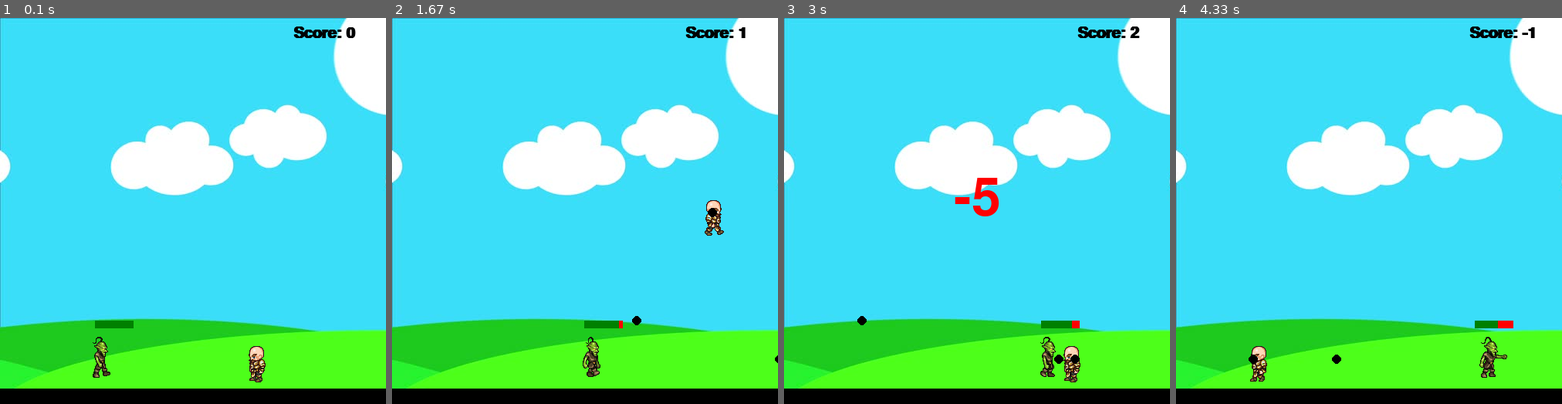
Above: before the commit, frames 1-4 (left to right).
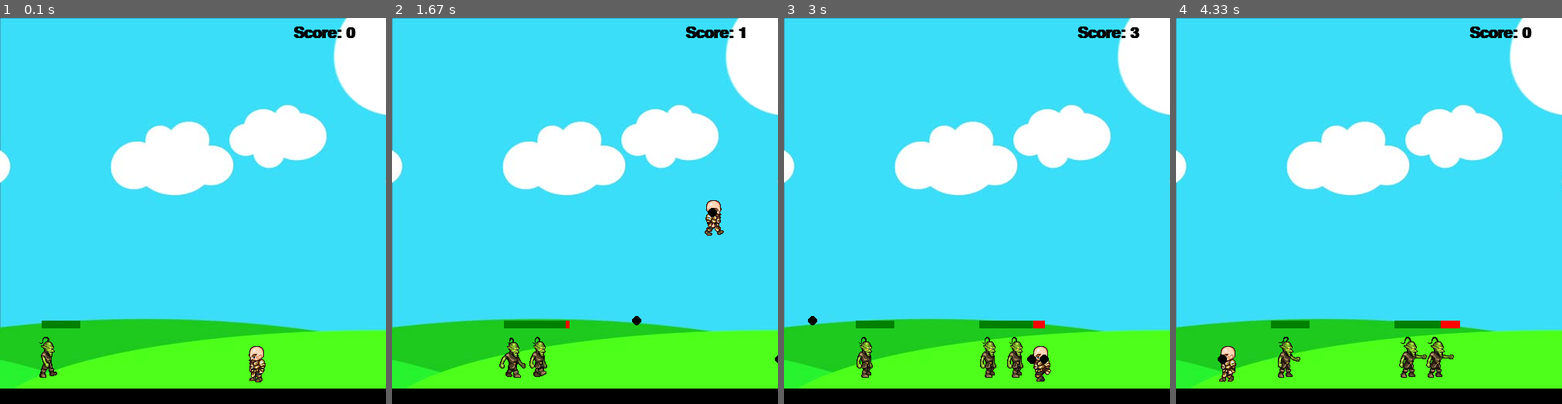
Above: after the commit, the same moments.

Repository: zeroam/pygame_goblin
Game: pygame game, started from main.py
Same seed, same stepped clock (60 frames per second), same inputs: the game is played once before the commit and once after it.
Inputs:
- Up to frame 1 (0.1 s): no input
- Up to frame 2 (1.67 s): tap Space at 0.33, 0.73, 1.03, 1.23, 1.57 s; hold Right 0.67-1.13 s; hold Up 1.17-1.47 s; hold Right from 1.5 s (still down)
- Up to frame 3 (3 s): tap Space at 1.87, 2.07, 2.37, 2.63, 2.93 s; release Right at 1.97 s; hold Left 2-2.53 s; hold Left 2.57-2.97 s
- Up to frame 4 (4.33 s): hold Right 3.4-4.03 s; tap Space at 3.47, 3.77, 4.13 s; hold Left from 4.07 s (still down)

The runs differ from the first frame. In frame 1, 0.9% of the frame differs, in the area x 10-35%, y 78-94%; in frame 2, 1.5%; in frame 3, 3.0%, in the area x 6-93%, y 2-95%; in frame 4, 2.8%.

Commit message:
Add feature, fix bugs - bullet_sound, hit_sound 음원 파일 mp3 -> ogg 파일로 변경 - 고블린이 사라져도 고블린이 있던 자리를 공격하면 점수가 오르던 버그 수정 - 고블린, 플레이어의 공통 인터페이스 `Character` 구현 - 고블린 1마리에서 3마리까지 생성하도록 기능 구현 - 고블린 생성 시 랜덤으로 위치 및 가동범위 지정 - 고블린 사망 시 일정시간 후 랜덤한 위치에서 새로 추가 - 플레이어 사망 후 부활 시 일정시간 무적시간 추가

Diff:
--- a/main.py
+++ b/main.py
@@ -1,5 +1,7 @@
+import pygame
+import random
+from abc import ABC, abstractmethod
 from pathlib import Path
-import pygame
 
 base_dir = Path(__file__).parent.absolute()
 data_dir = base_dir / "data"
@@ -10,13 +12,8 @@
 
 win = pygame.display.set_mode((500, 500))
 
-pygame.display.set_caption("Fisrt Game")
-
-walkLeft = []
-walkRight = []
-for i in range(1, 10):
-    walkLeft.append(pygame.image.load(str(data_dir / f"L{i}.png")))
-    walkRight.append(pygame.image.load(str(data_dir / f"R{i}.png")))
+pygame.display.set_caption("Goblin Game")
+
 bg = pygame.image.load(str(data_dir / "bg.jpg"))
 char = pygame.image.load(str(data_dir / "standing.png"))
 
@@ -29,17 +26,35 @@
 score = 0
 
 
-class Player(object):
-    def __init__(self, x, y, width, height):
+class Character(ABC):
+    def __init__(self, x, y, width, height, vel):
         self.x = x
         self.y = y
         self.width = width
         self.height = height
-        self.vel = 5
+        self.vel = vel
+        self.walkCount = 0
+
+    @abstractmethod
+    def draw(self, window):
+        """Draw character"""
+        pass
+
+    @abstractmethod
+    def hit(self):
+        """Action when hitted"""
+        pass
+
+
+class Player(Character):
+    walkRight = [pygame.image.load(str(data_dir / f"R{i}.png")) for i in range(1, 10)]
+    walkLeft = [pygame.image.load(str(data_dir / f"L{i}.png")) for i in range(1, 10)]
+
+    def __init__(self, x, y, width, height, vel=5):
+        super().__init__(x, y, width, height, vel)
         self.isJump = False
         self.left = False
         self.right = False
-        self.walkCount = 0
         self.jumpCount = 10
         self.standing = True
         self.hitbox = (self.x + 17, self.y + 11, 29, 52)
@@ -50,16 +65,16 @@
 
         if not self.standing:
             if self.left:
-                win.blit(walkLeft[self.walkCount // 3], (self.x, self.y))
+                win.blit(self.walkLeft[self.walkCount // 3], (self.x, self.y))
                 self.walkCount += 1
             elif self.right:
-                win.blit(walkRight[self.walkCount // 3], (self.x, self.y))
+                win.blit(self.walkRight[self.walkCount // 3], (self.x, self.y))
                 self.walkCount += 1
         else:
             if self.right:
-                win.blit(walkRight[0], (self.x, self.y))
+                win.blit(self.walkRight[0], (self.x, self.y))
             else:
-                win.blit(walkLeft[0], (self.x, self.y))
+                win.blit(self.walkLeft[0], (self.x, self.y))
 
         self.hitbox = (self.x + 17, self.y + 11, 29, 52)
         # pygame.draw.rect(win, (255, 0, 0), self.hitbox, 2)
@@ -86,19 +101,14 @@
                     pygame.quit()
 
 
-class Enemy(object):
+class Enemy(Character):
     walkRight = [pygame.image.load(str(data_dir / f"R{i}E.png")) for i in range(1, 12)]
     walkLeft = [pygame.image.load(str(data_dir / f"L{i}E.png")) for i in range(1, 12)]
 
-    def __init__(self, x, y, width, height, end):
-        self.x = x
-        self.y = y
-        self.width = width
-        self.height = height
+    def __init__(self, x, y, width, height, end, vel=3):
+        super().__init__(x, y, width, height, vel)
         self.end = end
         self.path = [self.x, self.end]
-        self.walkCount = 0
-        self.vel = 3
         self.hitbox = (self.x + 17, self.y + 2, 31, 57)
         self.health = 10
         self.visible = True
@@ -140,8 +150,10 @@
 
     def hit(self):
         if self.health > 0:
+            hit_sound.play()
             self.health -= 1
-        else:
+
+        if self.health == 0:
             self.visible = False
 
 
@@ -164,7 +176,8 @@
     win.blit(text, (380, 10))
 
     man.draw(win)
-    goblin.draw(win)
+    for goblin in goblins:
+        goblin.draw(win)
 
     for bullet in bullets:
         bullet.draw(win)
@@ -175,9 +188,12 @@
 # main loop
 font = pygame.font.SysFont("comicsans", 30, True)
 man = Player(300, 410, 64, 64)
-goblin = Enemy(100, 410, 64, 64, 450)
+goblins = []
 bullets = []
 shoot_loop = 0
+enemy_loop = 0
+dead_loop = 0
+is_dead = False
 run = True
 while run:
     clock.tick(27)
@@ -186,11 +202,32 @@
         if event.type == pygame.QUIT:
             run = False
 
-    if goblin.visible:
+    if is_dead:
+        dead_loop += 1
+
+    if dead_loop > 30:
+        dead_loop = 0
+        is_dead = False
+
+    if len(goblins) < 3:
+        if enemy_loop == 0:
+            start = random.randint(0, 100)
+            end = random.randint(300, 450)
+            goblins.append(Enemy(start, 410, 64, 64, end))
+        enemy_loop += 1
+
+    if enemy_loop > 30:
+        enemy_loop = 0
+
+    for goblin in goblins:
+        if is_dead:
+            break
+
         if man.hitbox[1] < goblin.hitbox[1] + goblin.hitbox[3] and man.hitbox[1] + man.hitbox[3] > goblin.hitbox[1]:
             if man.hitbox[0] + man.hitbox[2] > goblin.hitbox[0] and man.hitbox[0] < goblin.hitbox[0] + goblin.hitbox[2]:
                 man.hit()
                 score -= 5
+                is_dead = True
 
     if shoot_loop > 0:
         shoot_loop += 1
@@ -198,12 +235,14 @@
         shoot_loop = 0
 
     for i, bullet in enumerate(bullets):
-        if bullet.y + bullet.radius < goblin.hitbox[1] + goblin.hitbox[3] and bullet.y > goblin.hitbox[1]:
-            if bullet.x > goblin.hitbox[0] and bullet.x + bullet.radius < goblin.hitbox[0] + goblin.hitbox[2]:
-                hit_sound.play()
-                goblin.hit()
-                score += 1
-                bullets.pop(i)
+        for goblin in goblins:
+            if bullet.y + bullet.radius < goblin.hitbox[1] + goblin.hitbox[3] and bullet.y > goblin.hitbox[1]:
+                if bullet.x > goblin.hitbox[0] and bullet.x + bullet.radius < goblin.hitbox[0] + goblin.hitbox[2]:
+                    goblin.hit()
+                    score += 1
+                    bullets.pop(i)
+                    if goblin.health == 0:
+                        goblins.pop(goblins.index(goblin))
 
         if bullet.x < 500 and bullet.x > 0:
             bullet.x += bullet.vel
Not shown, changed: README.md
